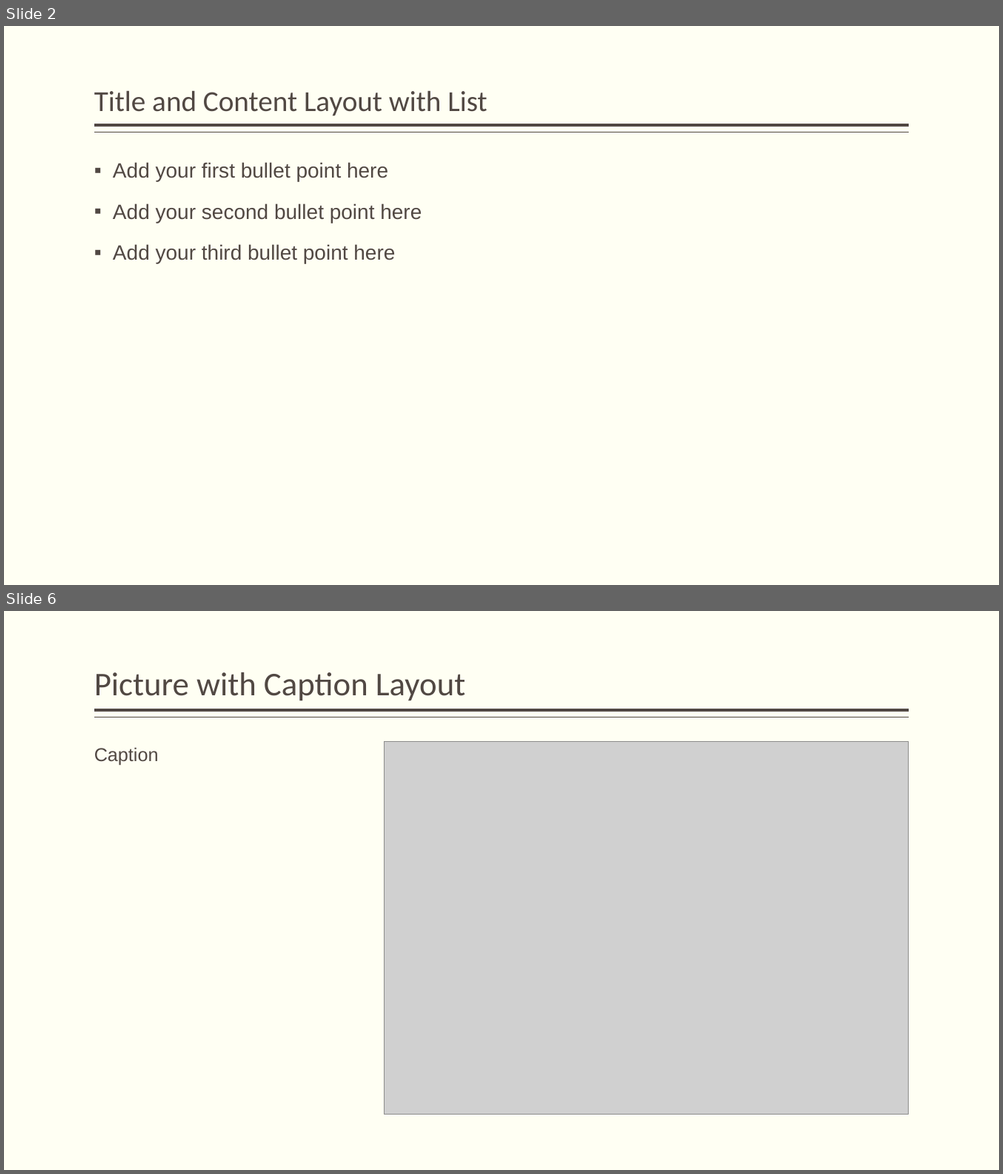
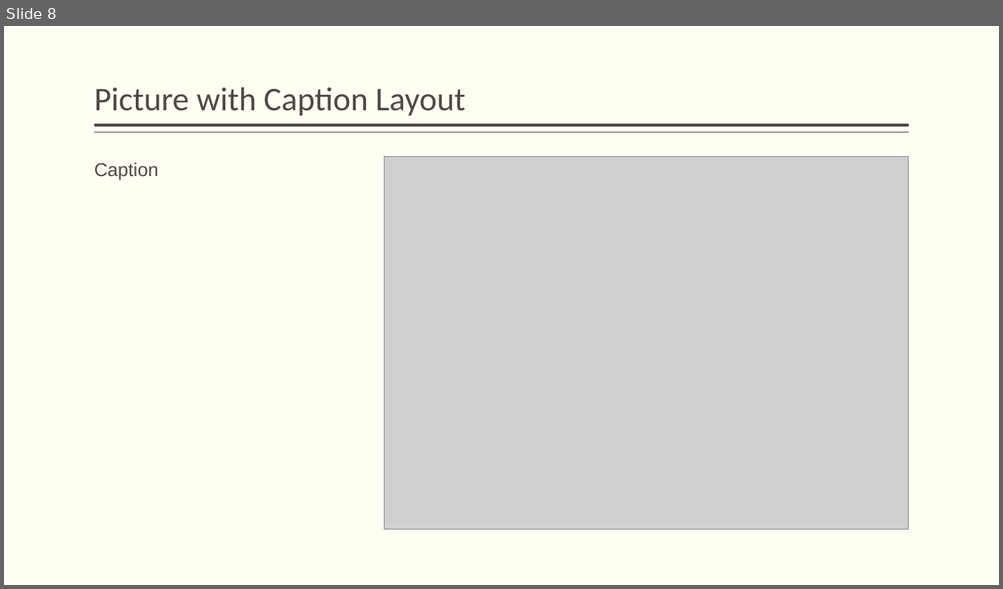
Before and after one commit to JamesEarle/GPP, a slide deck: GPP_Defense.pptx. Shown one above the other, each under a label of ours: slides 2 and 6 before the commit, slide 8 after it; the slides between them are not shown. The pictures are 1003x1174 and 1003x589 pixels, drawn with LibreOffice and Linux fonts; fonts in the diff are those of the drawing; grey boxes stand for pictures. Boxes give left, top, right and bottom in pixels: in the first picture for what was removed or moved away, otherwise in the second. Text is boxed around its words. In the diff, an @@ line names an element or a change of style, - is before the commit and + after.

```diff
--- a/GPP_Defense.pptx
+++ b/GPP_Defense.pptx
@@ slide 2 removed at box(4, 26, 999, 585), background #FFFFF3; not listed: 2 template elements that a slide beside it also shows @@
@@ title removed at box(94, 90, 486, 116) @@
-Title and Content Layout with List
@@ text removed at box(113, 162, 421, 264) @@
-▪ Add your first bullet point here
-▪ Add your second bullet point here
-▪ Add your third bullet point here
@@ what was slide 6 is now slide 8 @@
```
Also in this commit, not shown: 1 slide changed, 6 slides added, 3 other slides removed, 1 other file.
